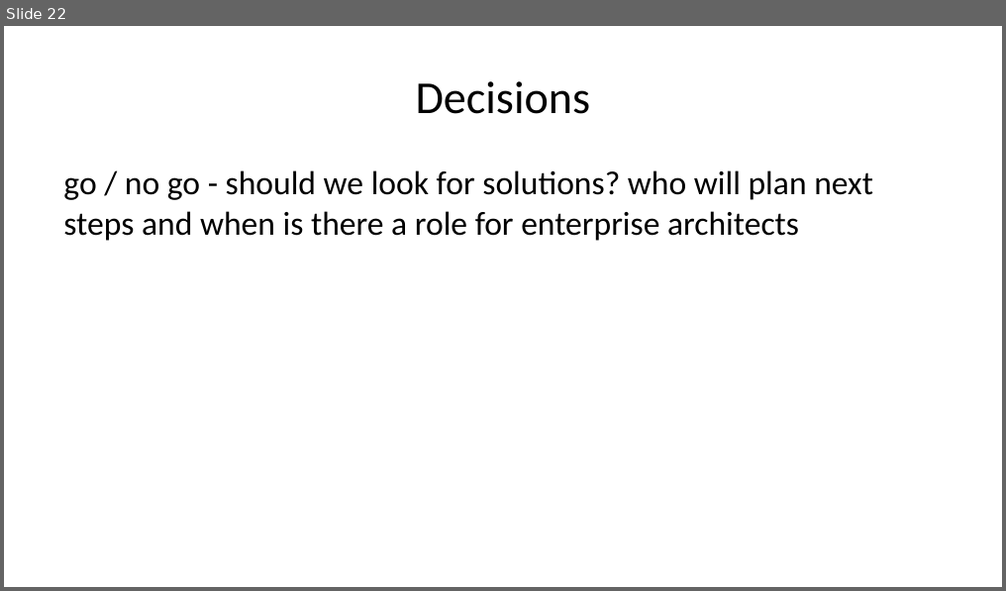
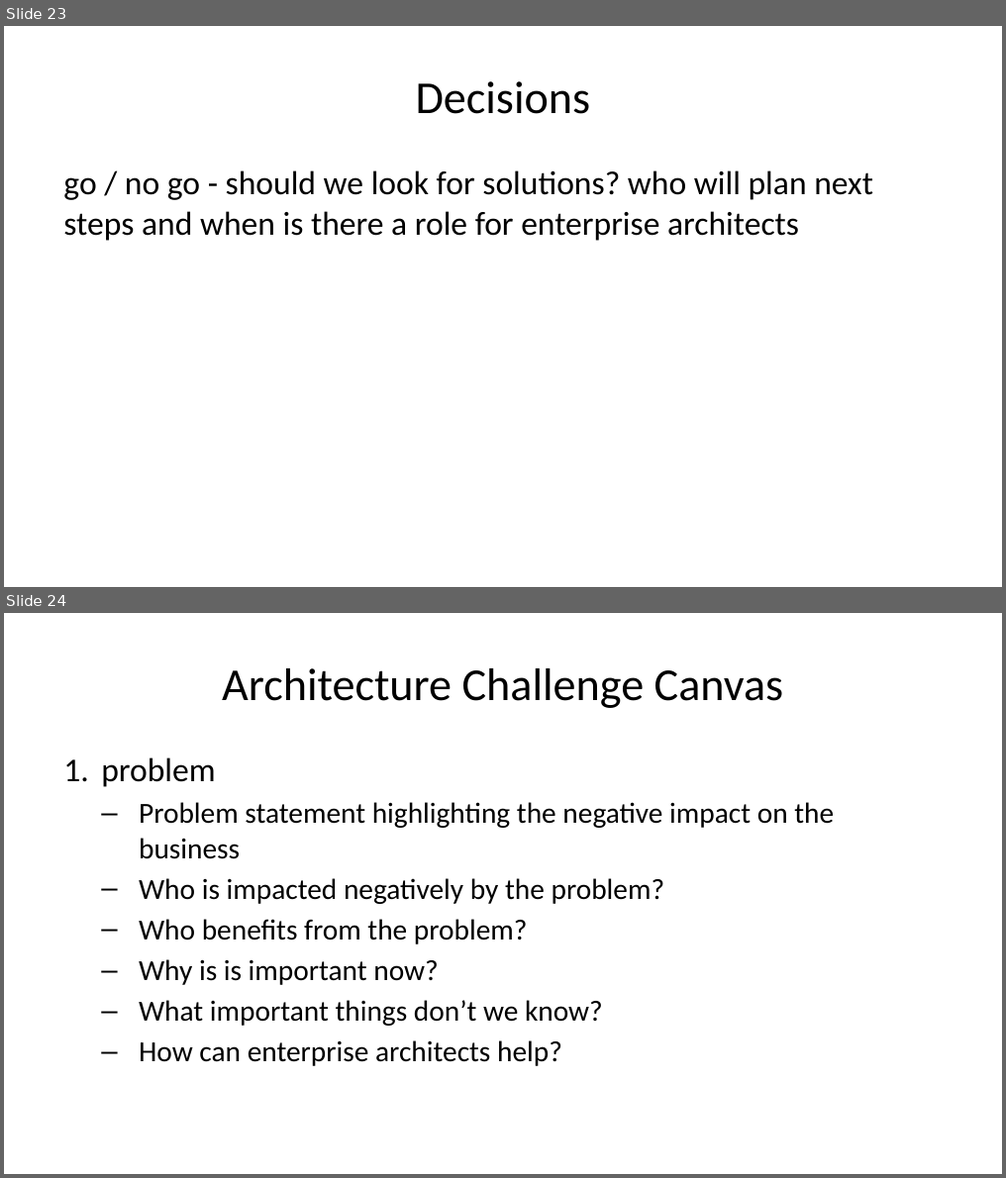
Before and after one commit to Open-Archypelago/Archypelago, a slide deck: building-blocks/problem-statement/Architecture-Challenge.pptx. Shown one above the other, each under a label of ours: slide 22 before the commit, slides 23 and 24 after it. The pictures are 1006x591 and 1006x1178 pixels, drawn with LibreOffice and Linux fonts; fonts in the diff are those of the drawing. Boxes give left, top, right and bottom in pixels: in the first picture for what was removed or moved away, otherwise in the second. Text is boxed around its words. In the diff, an @@ line names an element or a change of style, - is before the commit and + after.

```diff
--- a/building-blocks/problem-statement/Architecture-Challenge.pptx
+++ b/building-blocks/problem-statement/Architecture-Challenge.pptx
@@ slide 24 added at box(4, 613, 1002, 1174), background #FFFFFF @@
@@ title added at box(222, 668, 784, 708), 33 pt, text #000000 @@
+Architecture Challenge Canvas
@@ text added at box(101, 758, 834, 1066), 21 pt, text #000000 @@
+1. problem
+  – Problem statement highlighting the negative impact on the business
+  – Who is impacted negatively by the problem?
+  – Who benefits from the problem?
+  – Why is is important now?
+  – What important things don’t we know?
+  – How can enterprise architects help?
@@ what was slide 22 is now slide 23 @@
```
Also in this commit, not shown: 8 slides changed, 1 other slide added, 1 slide removed, 9 other files.
